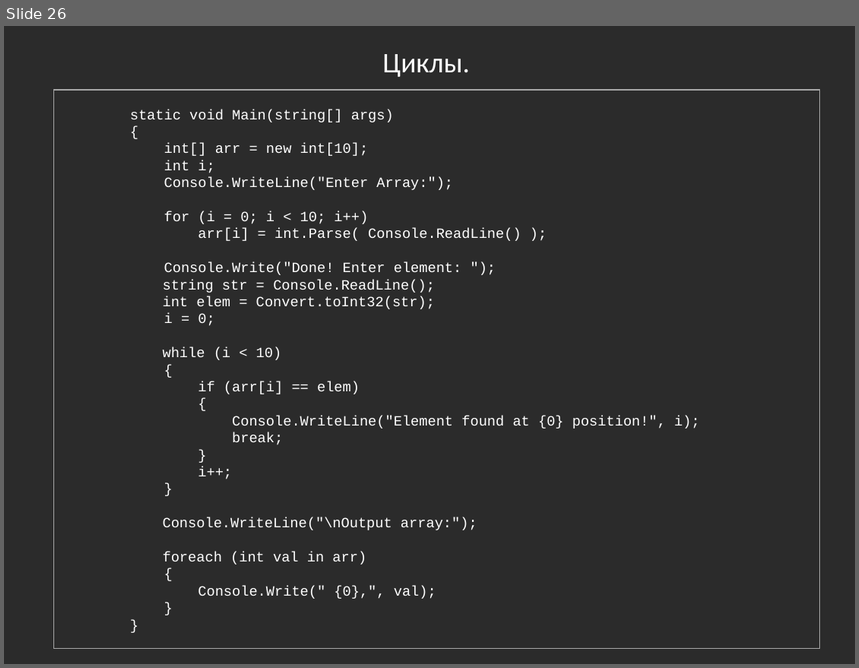
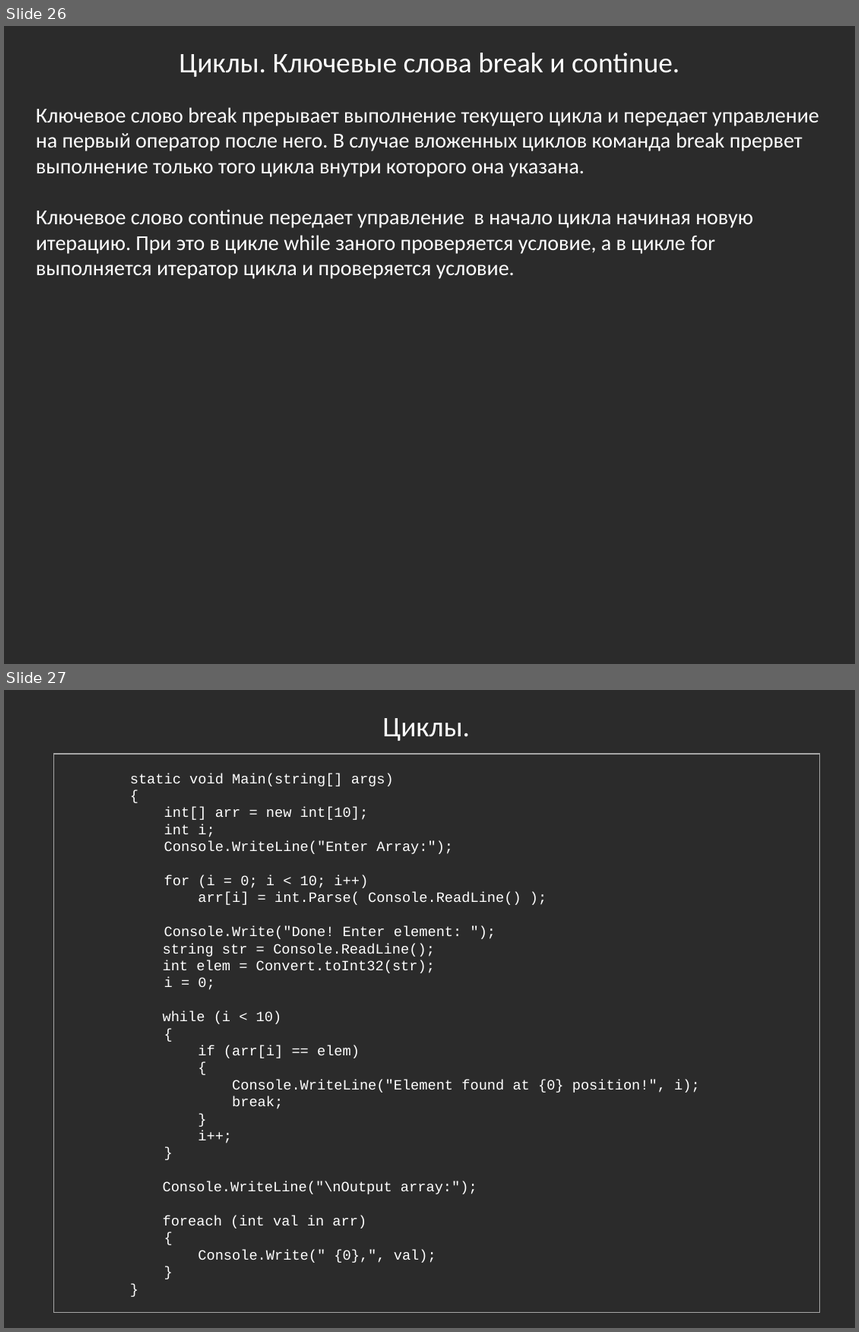
Before and after one commit to bazile/Training, a slide deck: Presentation/lesson-01.pptx. Shown one above the other, each under a label of ours: slide 26 before the commit, slides 26 and 27 after it. The pictures are 859x668 and 859x1332 pixels, drawn with LibreOffice and Linux fonts; fonts in the diff are those of the drawing; background and template pictures are left out; a plain dark background stands for a picture behind light text. Boxes give left, top, right and bottom in pixels: in the first picture for what was removed or moved away, otherwise in the second. Text is boxed around its words. In the diff, an @@ line names an element or a change of style, - is before the commit and + after.

Commit message:
Info about break and continue keywords

```diff
--- a/Presentation/lesson-01.pptx
+++ b/Presentation/lesson-01.pptx
@@ slide 26 added at (x1=4, y1=26, x2=855, y2=664), background picture (left out) @@
@@ text added at (x1=179, y1=53, x2=680, y2=77), 24 pt, text #FFFFFF @@
+Циклы. Ключевые слова break и continue.
@@ text added at (x1=36, y1=107, x2=819, y2=279), 18 pt, text #FFFFFF @@
+Ключевое слово break прерывает выполнение текущего цикла и передает управление на первый оператор после него. В случае вложенных циклов команда break прервет выполнение только того цикла внутри которого она указана.
+Ключевое слово continue передает управление в начало цикла начиная новую итерацию. При это в цикле while заного проверяется условие, а в цикле for выполняется итератор цикла и проверяется условие.
@@ what was slide 26 is now slide 27 @@
```
